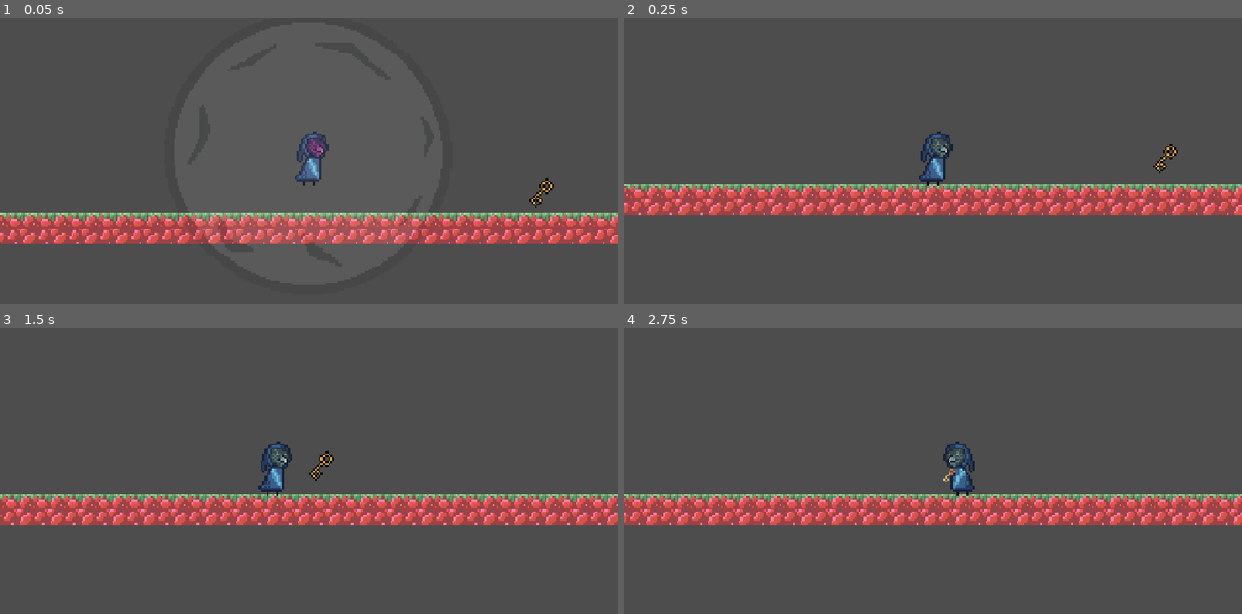
Above: before the commit, frames 1-4 (two rows, left to right).
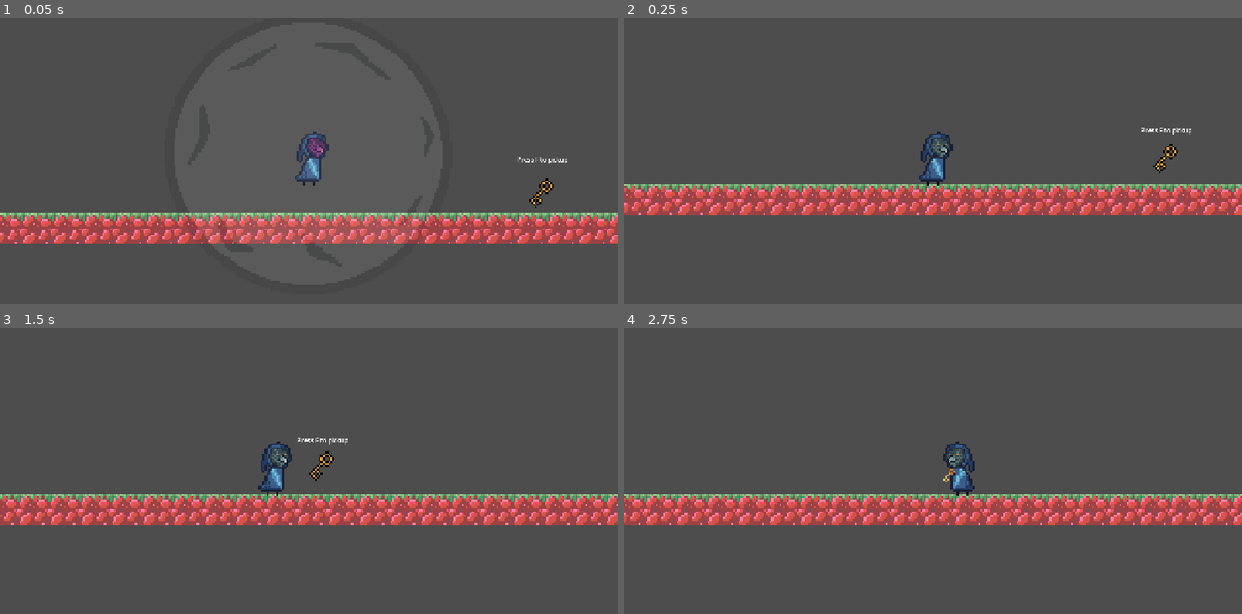
Above: after the commit, the same moments.

Repository: Viikuu/MaskGame
Game: Godot game, scene res://test_scenes/gelo_test.tscn
Same seed, same stepped clock (60 frames per second), same inputs: the game is played once before the commit and once after it. This scene is started directly instead of the project's main scene.
Inputs:
- Up to frame 1 (0.05 s): no input
- Up to frame 2 (0.25 s): no input
- Up to frame 3 (1.5 s): tap F at 0.5, 1.25 s; hold Right (move_right) from 0.53 s (still down); tap Enter (interact) at 0.6, 1.35 s; tap Space (jump) at 0.77 s
- Up to frame 4 (2.75 s): tap Space (jump) at 1.52 s; tap F at 2 s; release Right (move_right) at 2.03 s; hold Left (move_left) from 2.03 s (still down); tap M (mask_future) at 2.1 s; tap Enter (interact) at 2.3 s

The runs differ from the first frame. In frame 1, less than 0.1% of the frame differs, in the area x 83-92%, y 48-51%; in frame 2, less than 0.1%; in frame 3, less than 0.1%, in the area x 48-57%, y 38-41%; in frame 4, nothing differs.

Commit message:
text above interactable items

Diff:
--- a/scenes/interactable.tscn
+++ b/scenes/interactable.tscn
@@ -7,5 +7,15 @@
 collision_mask = 0
 script = ExtResource("1_56v82")
 
+[node name="InteractableText" type="Label" parent="."]
+offset_left = -31.0
+offset_top = -5.0000005
+offset_right = 288.99994
+offset_bottom = 18.0
+scale = Vector2(0.2, 0.2)
+size_flags_horizontal = 4
+text = "sample text"
+horizontal_alignment = 1
+
 [connection signal="body_entered" from="." to="." method="_on_body_entered"]
 [connection signal="body_exited" from="." to="." method="_on_body_exited"]
--- a/scenes/key.tscn
+++ b/scenes/key.tscn
@@ -19,6 +19,7 @@
 [node name="Interactable" parent="." instance=ExtResource("1_fttkb")]
 collision_layer = 12
 only_once = true
+text = "Press F to pickup"
 
 [node name="InteractionAndMaskZone" type="CollisionShape2D" parent="Interactable"]
 shape = SubResource("RectangleShape2D_wy8tx")
--- a/scenes/lock.tscn
+++ b/scenes/lock.tscn
@@ -18,6 +18,7 @@
 [node name="Interactable" parent="." instance=ExtResource("2_hpkde")]
 collision_layer = 12
 only_once = true
+text = "You need a key to unlock this"
 
 [node name="InteractionAndMaskZone" type="CollisionShape2D" parent="Interactable"]
 shape = SubResource("RectangleShape2D_wy8tx")
--- a/scripts/interactable.gd
+++ b/scripts/interactable.gd
@@ -2,6 +2,10 @@
 class_name Interactable
 
 @export var only_once = false
+@export var text = ''
+@export var text_x_offset = 0
+@export var text_y_offset = -15
+@onready var interactable_text: Label = $InteractableText
 
 signal interacted
 
@@ -15,6 +19,13 @@
 	if (only_once):
 		get_parent().queue_free()
 
+func _draw() -> void:
+	if interactable_text:
+		interactable_text.text = text
+		var new_pos = Vector2(interactable_text.position)
+		new_pos.x += text_x_offset
+		new_pos.y += text_y_offset
+		interactable_text.set_position(new_pos)
 
 func can_interact():
 	if is_in_group("show_in_past") and MaskManager.current_mask != MaskManager.MASK.PAST:
